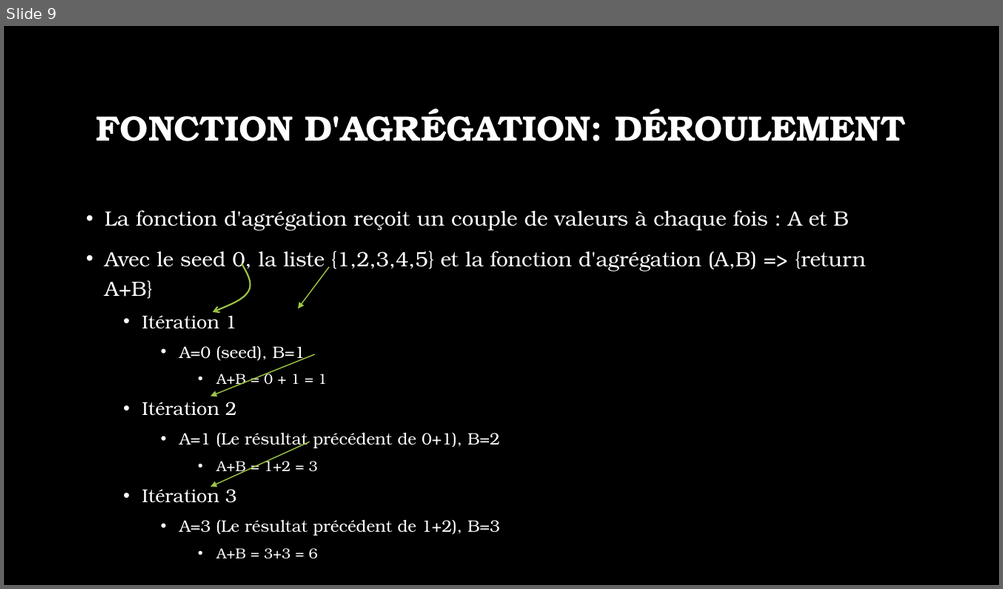
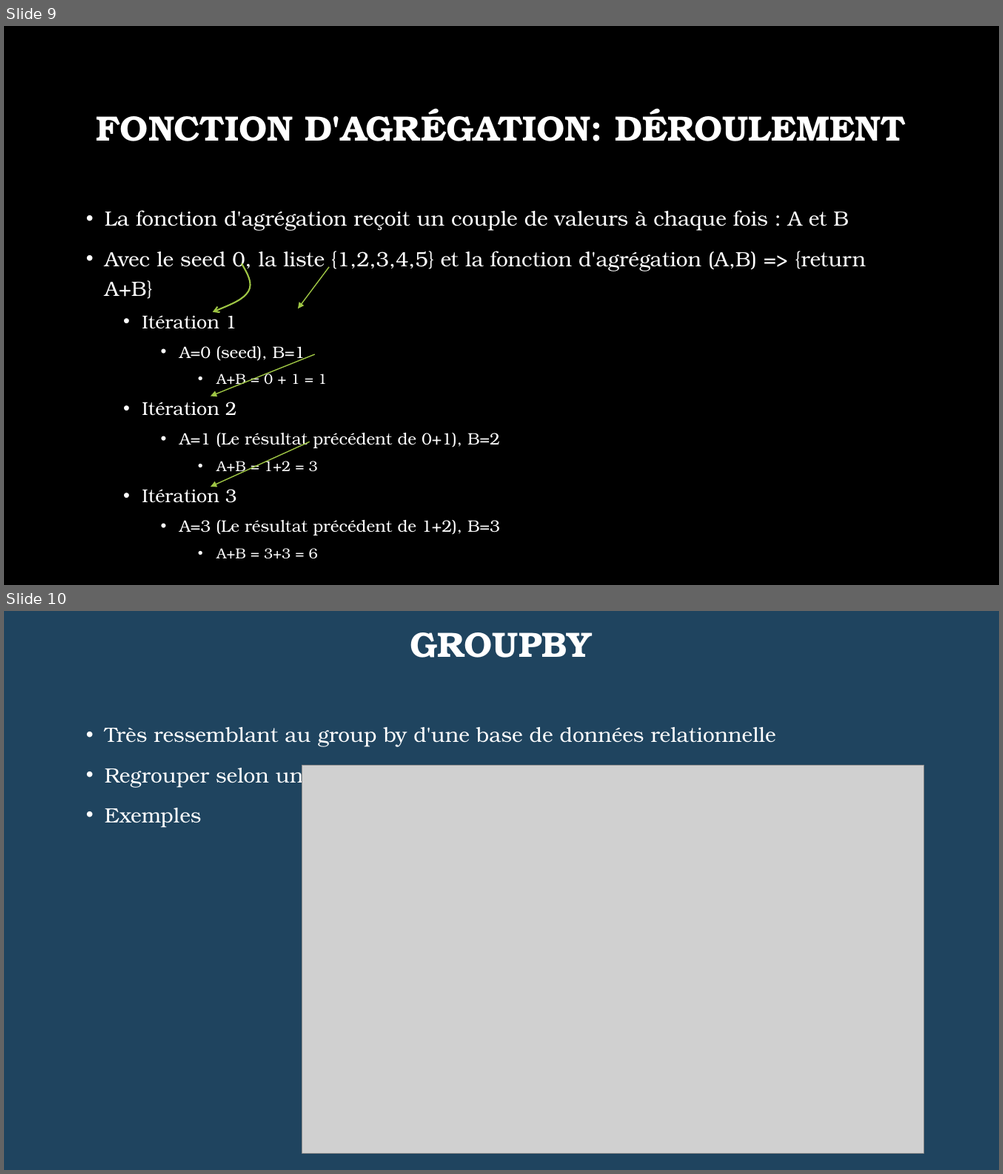
Before and after one commit to jonathanMelly/323-Programmation_fonctionnelle, a slide deck: supports/source/03-Reduce.pptx. Shown one above the other, each under a label of ours: slide 9 before the commit, slides 9 and 10 after it. The pictures are 1003x589 and 1003x1174 pixels, drawn with LibreOffice and Linux fonts; fonts in the diff are those of the drawing; grey boxes stand for pictures; background and template pictures are left out. Boxes give left, top, right and bottom in pixels: in the first picture for what was removed or moved away, otherwise in the second. Text is boxed around its words. In the diff, an @@ line names an element or a change of style, - is before the commit and + after.

Commit message:
feat(reduce ppt): added groupby+dictionary

```diff
--- a/supports/source/03-Reduce.pptx
+++ b/supports/source/03-Reduce.pptx
@@ slide 10 added at box(4, 611, 999, 1170), background #1F445F @@
@@ title added at box(410, 632, 592, 658), 34 pt, text #FFFFFF, bold @@
+GROUPBY
@@ text added at box(105, 727, 776, 828), 20 pt, text #FFFFFF @@
+• Très ressemblant au group by d'une base de données relationnelle
+• Regrouper selon un critère
+• Exemples
@@ picture added at box(301, 765, 923, 1153) @@
```
Also in this commit, not shown: 2 slides changed, 4 other slides added, 1 slide removed.
